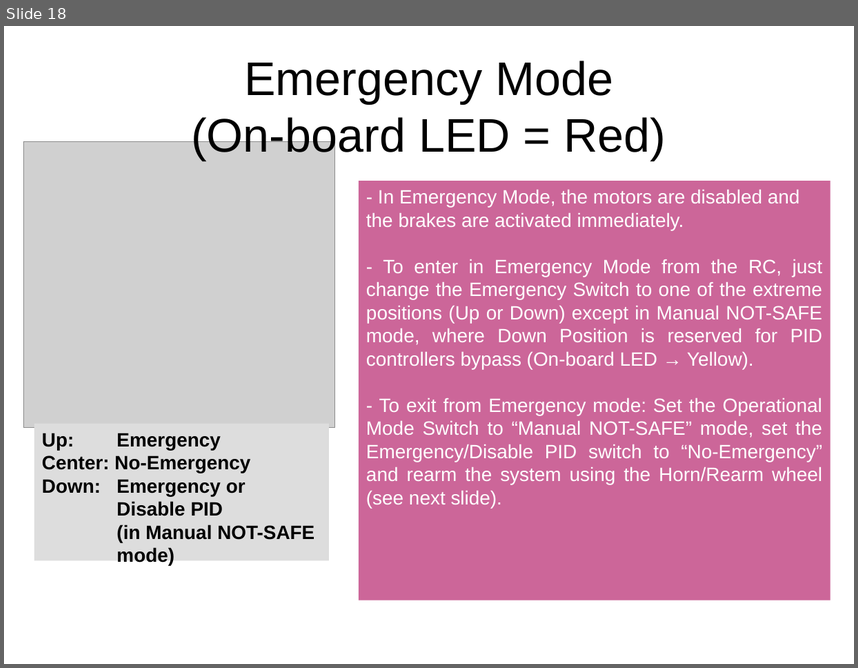
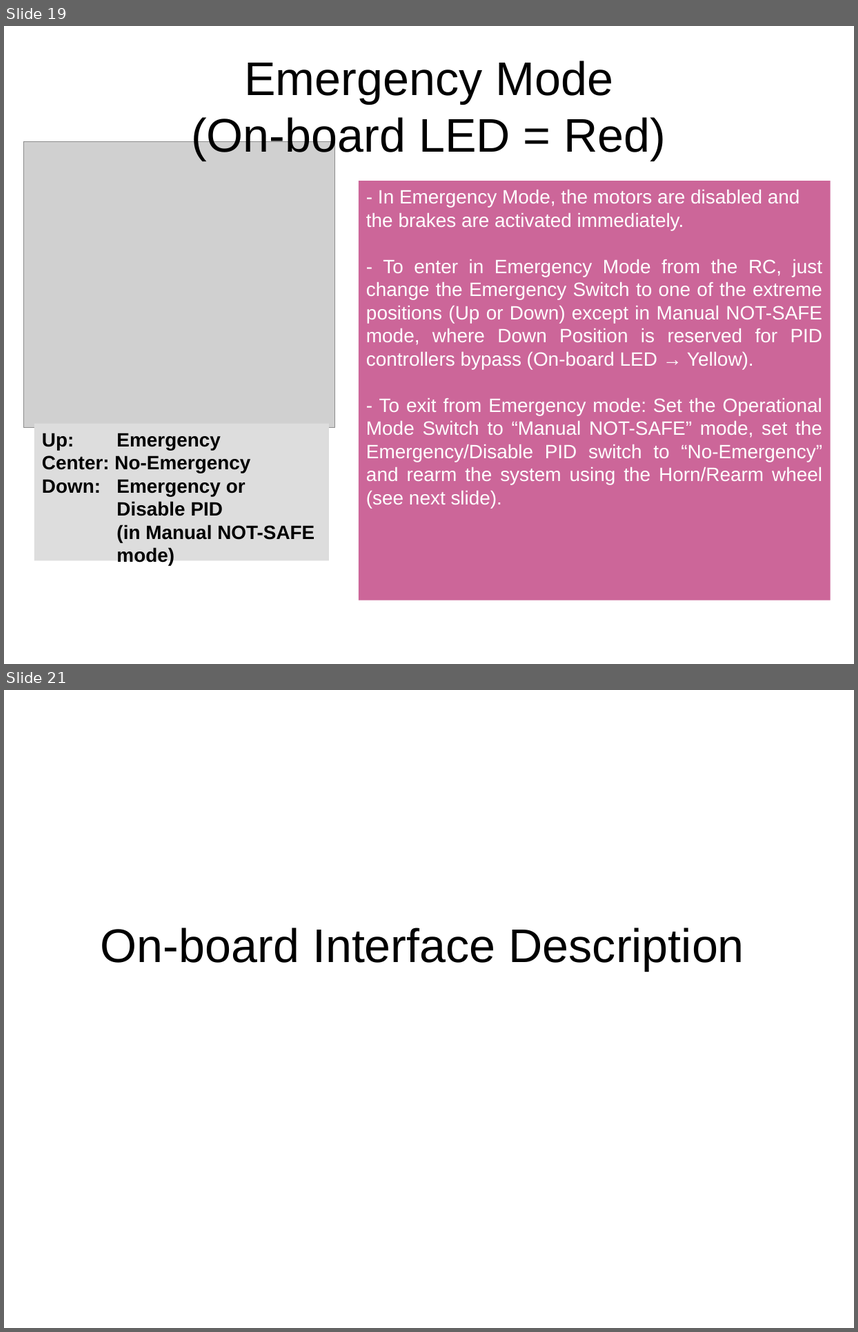
Before and after one commit to AUROVA-LAB/aurova_clear, a slide deck: documentation/clear_user_manual.odp. Shown one above the other, each under a label of ours: slide 18 before the commit, slides 19 and 21 after it; the slides between them are not shown. The pictures are 858x668 and 858x1332 pixels, drawn with LibreOffice and Linux fonts; fonts in the diff are those of the drawing; grey boxes stand for pictures. Boxes give left, top, right and bottom in pixels: in the first picture for what was removed or moved away, otherwise in the second. Text is boxed around its words. In the diff, an @@ line names an element or a change of style, - is before the commit and + after.

```diff
--- a/documentation/clear_user_manual.odp
+++ b/documentation/clear_user_manual.odp
@@ slide 21 added at [4, 690, 854, 1328], background #FFFFFF @@
@@ title added at [101, 927, 744, 971], 44 pt, text #000000 @@
+On-board Interface Description
@@ what was slide 18 is now slide 19 @@
```
Also in this commit, not shown: 8 slides changed, 28 other slides added, 3 other files.
